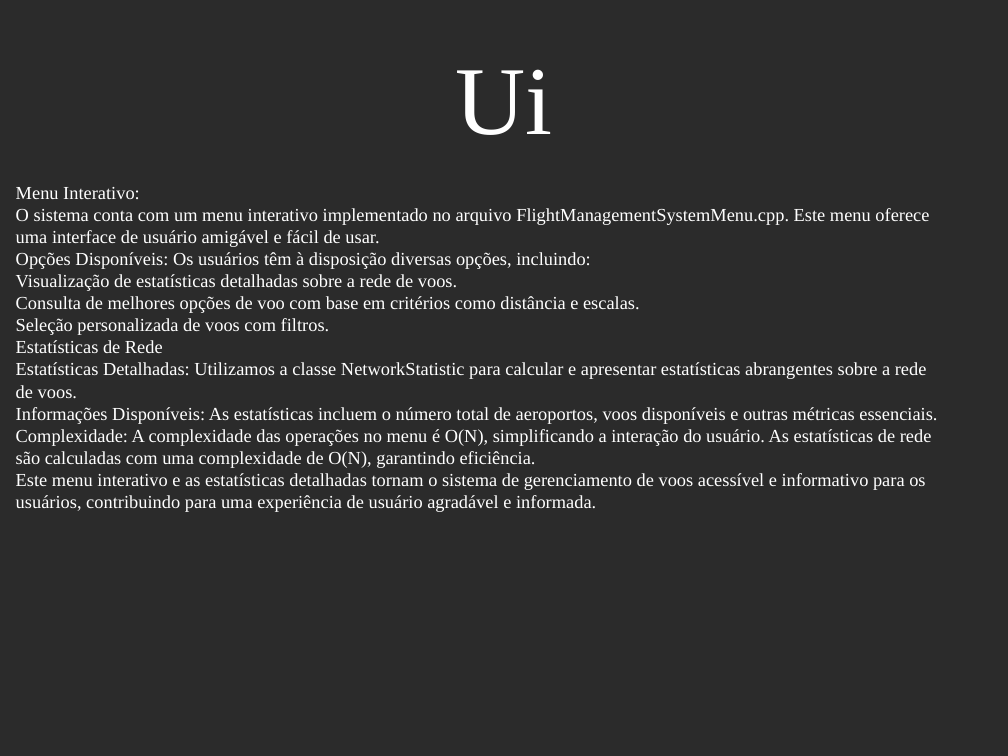
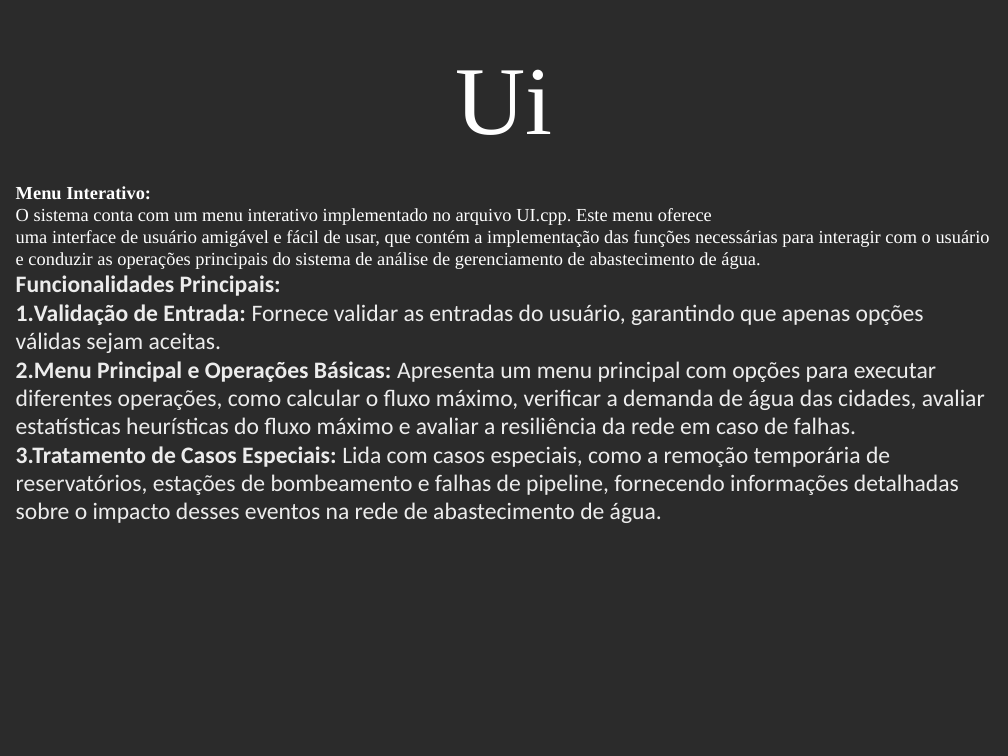
Before and after one commit to AngeloOliveira2004/DA_1st_Project, a slide deck: slide 8 of Neat Water Supply Presentation.pptx. Drawn at 1008x756 pixels with LibreOffice and Linux fonts; fonts in the diff are those of the drawing; background and template pictures are left out; a plain dark background stands for a picture behind light text. Boxes give left, top, right and bottom in pixels: in the first picture for what was removed or moved away, otherwise in the second. Text is boxed around its words. In the diff, an @@ line names an element or a change of style, - is before the commit and + after.

Commit message:
updating apresentation

```diff
--- a/Neat Water Supply Presentation.pptx
+++ b/Neat Water Supply Presentation.pptx
@@ text at bbox=[16, 208, 990, 523]: text changed; size 14 to 18 pt; font Times New Roman to Calibri; text colour #FFFFFF to #ECECEC @@
-O sistema conta com um menu interativo implementado no arquivo FlightManagementSystemMenu.cpp. Este menu oferece
-uma interface de usuário amigável e fácil de usar.
-Opções Disponíveis: Os usuários têm à disposição diversas opções, incluindo:
-Visualização de estatísticas detalhadas sobre a rede de voos.
-Consulta de melhores opções de voo com base em critérios como distância e escalas.
-Seleção personalizada de voos com filtros.
-Estatísticas de Rede
-Estatísticas Detalhadas: Utilizamos a classe NetworkStatistic para calcular e apresentar estatísticas abrangentes sobre a rede
-de voos.
-Informações Disponíveis: As estatísticas incluem o número total de aeroportos, voos disponíveis e outras métricas essenciais.
-Complexidade: A complexidade das operações no menu é O(N), simplificando a interação do usuário. As estatísticas de rede
-são calculadas com uma complexidade de O(N), garantindo eficiência.
-Este menu interativo e as estatísticas detalhadas tornam o sistema de gerenciamento de voos acessível e informativo para os
-usuários, contribuindo para uma experiência de usuário agradável e informada.
+O sistema conta com um menu interativo implementado no arquivo UI.cpp. Este menu oferece
+uma interface de usuário amigável e fácil de usar, que contém a implementação das funções necessárias para interagir com o usuário e conduzir as operações principais do sistema de análise de gerenciamento de abastecimento de água.
+Funcionalidades Principais:
+1. Validação de Entrada: Fornece validar as entradas do usuário, garantindo que apenas opções válidas sejam aceitas.
+2. Menu Principal e Operações Básicas: Apresenta um menu principal com opções para executar diferentes operações, como calcular o fluxo máximo, verificar a demanda de água das cidades, avaliar estatísticas heurísticas do fluxo máximo e avaliar a resiliência da rede em caso de falhas.
+3.Tratamento de Casos Especiais: Lida com casos especiais, como a remoção temporária de reservatórios, estações de bombeamento e falhas de pipeline, fornecendo informações detalhadas sobre o impacto desses eventos na rede de abastecimento de água.
@@ text at bbox=[16, 186, 151, 199]: bold on in "Menu Interativo:" @@
```
Also in this commit, not shown: 5 other slides changed, 12 slides added, 12 slides removed.
